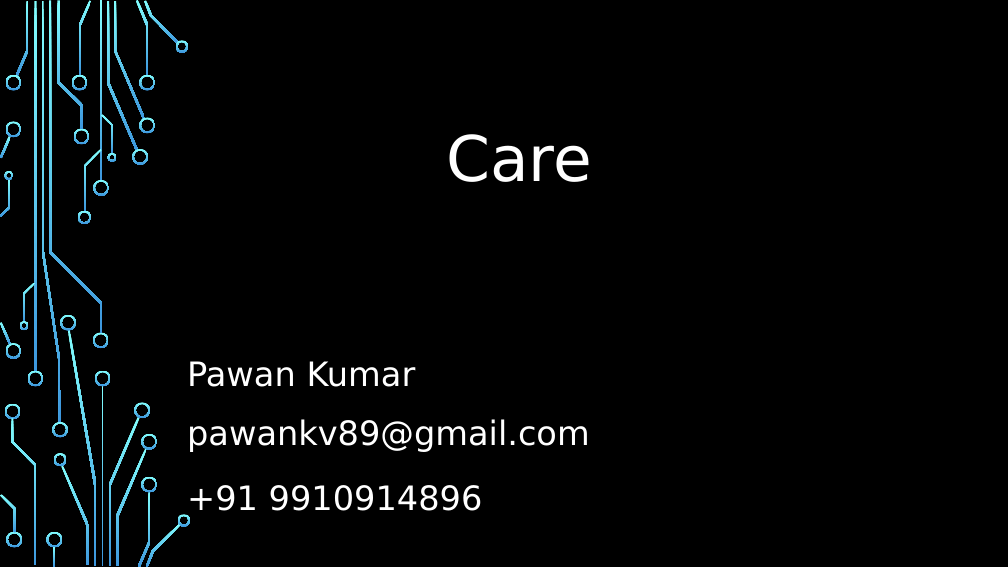
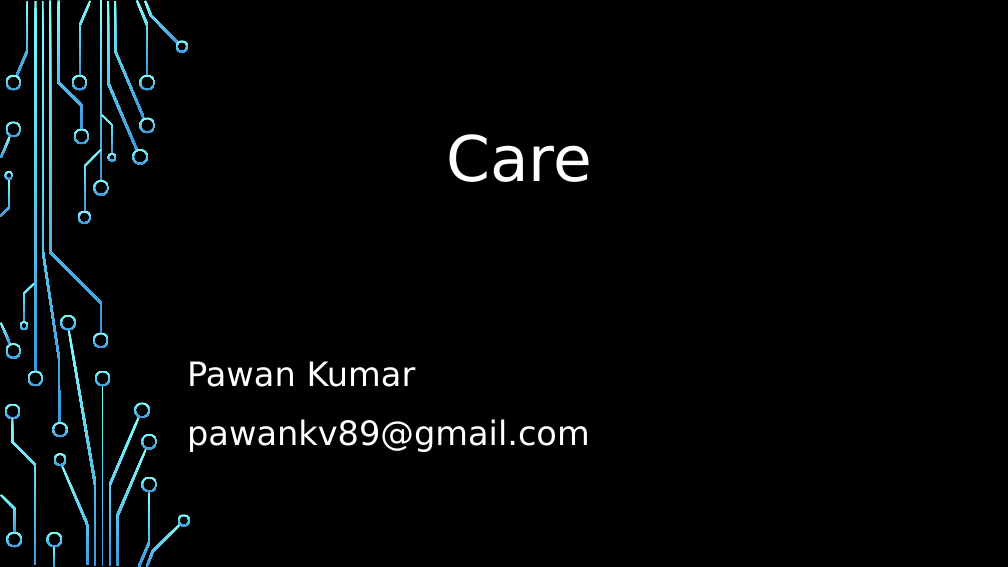
Before and after one commit to pawankv89/Care-People, a slide deck: slide 2 of ppt/IBM Call For Code.pptx. Drawn at 1008x567 pixels with LibreOffice and Linux fonts; fonts in the diff are those of the drawing; background and template pictures are left out. Boxes give left, top, right and bottom in pixels: in the first picture for what was removed or moved away, otherwise in the second. Text is boxed around its words. In the diff, an @@ line names an element or a change of style, - is before the commit and + after.

Commit message:
Update PPT

```diff
--- a/ppt/IBM Call For Code.pptx
+++ b/ppt/IBM Call For Code.pptx
@@ text removed at <box>187,485,483,518</box> @@
-+91 9910914896
```
